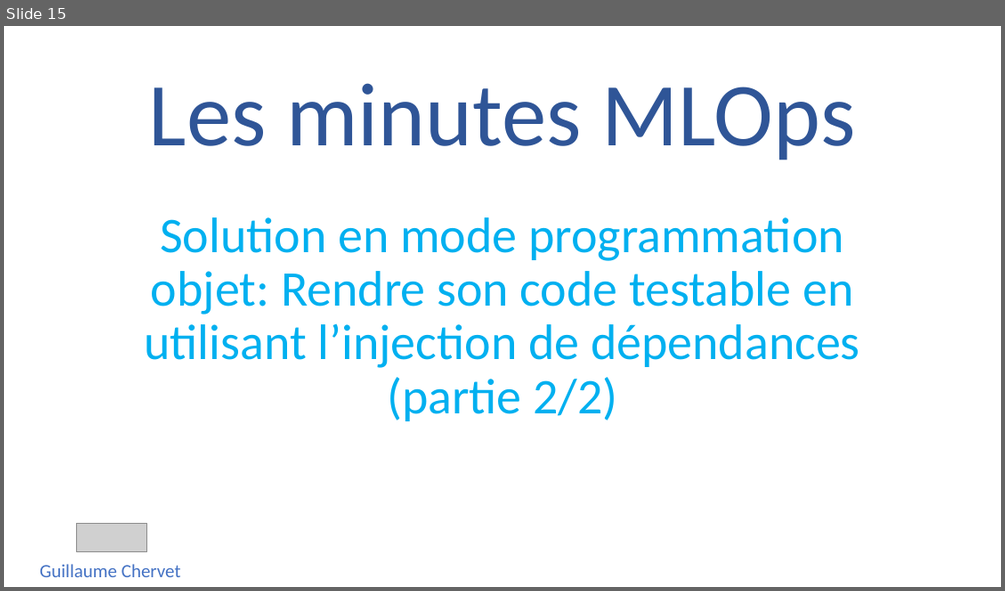
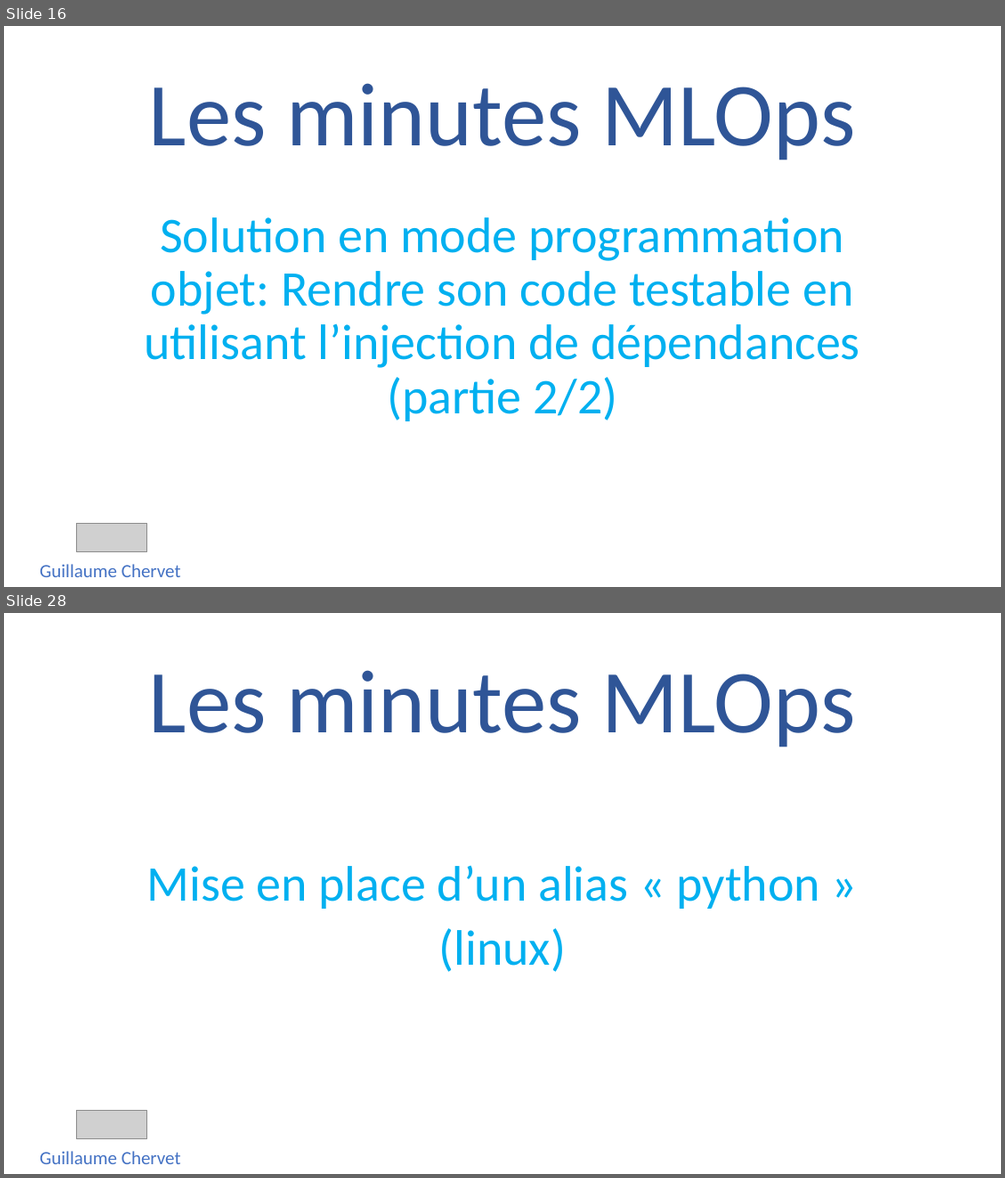
Before and after one commit to guillaume-chervet/Les-Minutes-MLOps, a slide deck: Les minutes MLOps.pptx. Shown one above the other, each under a label of ours: slide 15 before the commit, slides 16 and 28 after it; the slides between them are not shown. The pictures are 1005x591 and 1005x1178 pixels, drawn with LibreOffice and Linux fonts; fonts in the diff are those of the drawing; grey boxes stand for pictures. Boxes give left, top, right and bottom in pixels: in the first picture for what was removed or moved away, otherwise in the second. Text is boxed around its words. In the diff, an @@ line names an element or a change of style, - is before the commit and + after.

Commit message:
feat(MLOPs): add episodes

```diff
--- a/Les minutes MLOps.pptx
+++ b/Les minutes MLOps.pptx
@@ slide 28 added at <box>4,613,1001,1174</box>, background #FFFFFF @@
@@ title added at <box>149,670,856,747</box>, 86.4 pt, text #2F5597 @@
+Les minutes MLOps
@@ subtitle added at <box>147,865,820,972</box>, 48 pt, text #00B0F0 @@
+Mise en place d’un alias « python »
+(linux)
@@ picture added at <box>76,1111,146,1139</box> @@
@@ text added at <box>40,1151,181,1164</box>, 18 pt, text #4472C4 @@
+Guillaume Chervet
@@ what was slide 15 is now slide 16 @@
```
Also in this commit, not shown: 15 other slides added, 3 other files.
